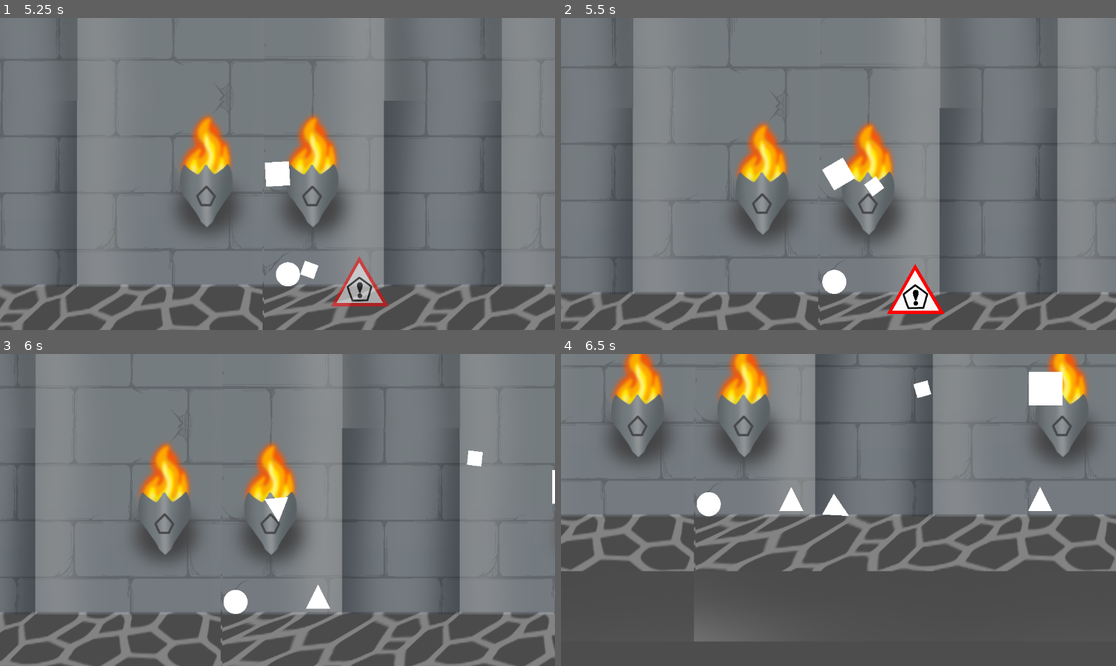
Above: before the commit, frames 1-4 (two rows, left to right).
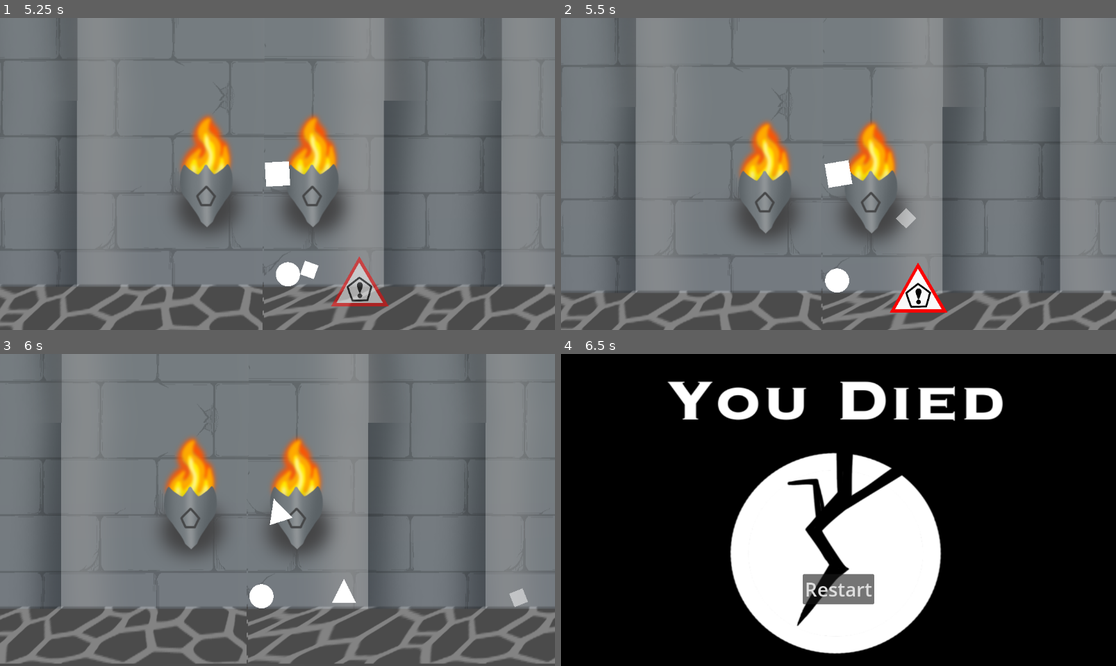
Above: after the commit, the same moments.

Repository: vmaye002-debug/shape-shifter
Game: Godot game, scene res://BossLevel.tscn
Same seed, same stepped clock (60 frames per second), same inputs: the game is played once before the commit and once after it. This scene is started directly instead of the project's main scene.
Inputs:
- Up to frame 1 (5.25 s): hold D (right) 0.53-1.28 s; hold 3 (circle) 0.53-1.28 s; hold A (left) 1.28-2.03 s; tap Space (space) at 1.35, 4.35 s; hold 1 (square) 2.03-2.78 s; hold D (right) 2.03-3.53 s; tap 2 (triangle) at 2.85 s; hold 3 (circle) 3.53-4.28 s; hold A (left) from 3.53 s (still down); hold 1 (square) from 5.03 s (still down)
- Up to frame 2 (5.5 s): keep holding A (left); keep holding 1 (square)
- Up to frame 3 (6 s): release A (left) at 5.78 s; release 1 (square) at 5.78 s; hold D (right) from 5.78 s (still down); tap 2 (triangle) at 5.85 s
- Up to frame 4 (6.5 s): keep holding D (right)

Frame 1 is identical in both runs. In frame 2, 6.2% of the frame differs, in the area x 0-100%, y 0-100%; in frame 3, 35%; in frame 4, 100%.

Commit message:
Damage and invulnerbility

Diff:
--- a/boss_pentagon.gd
+++ b/boss_pentagon.gd
@@ -12,6 +12,9 @@
 var tri_scene = preload("res://enemy_triangle.tscn")
 var sq_scene = preload("res://enemy_square.tscn")
 var circle_scene = preload("res://Circle Enemy/circle_enemy.tscn")
+
+# NEW: Track invulnerability state
+var is_invulnerable: bool = false
 
 func _ready() -> void:
 	contact_monitor = true
@@ -28,17 +31,45 @@
 
 func _on_collision(body: Node) -> void:
 	if body.is_in_group("Player"):
-		if body.global_position.y < global_position.y - 10:
-			health -= 1
-			if health <= 0:
-				queue_free()
-		return
+		# If we are currently invulnerable, ignore the hit
+		if is_invulnerable:
+			return
 
+		# REMOVED: The height check (global_position.y < global_position.y - 10)
+		# ADDED: Damage logic for any collision form
+		health -= 1
+
+		# ADDED: Fling the boss away from the player
+		var direction_away = (global_position - body.global_position).normalized()
+		# Apply a strong impulse in that direction.
+		# We add a slight upward force (-0.2 Y) to ensure it arcs through the air
+		# rather than sliding on the ground.
+		apply_impulse((direction_away + Vector2(0, -0.2)).normalized() * 1500)
+
+		if health <= 0:
+			queue_free()
+		else:
+			# ADDED: Start Invulnerability Timer
+			_start_invulnerability()
+
+		return # Stop processing the rest of the function (movement logic)
+
+	# Normal movement logic for when hitting walls/floor
 	if randf() < 0.25:
 		_roll_towards_player()
 	else:
 		var dir = Vector2(randf_range(-1, 1), -0.5).normalized()
 		apply_impulse(dir * jump_force)
+
+# NEW: Handle invulnerability cooldown and visuals
+func _start_invulnerability() -> void:
+	is_invulnerable = true
+	modulate.a = 0.5 # Visual feedback: Make boss semi-transparent
+
+	await get_tree().create_timer(1.0).timeout
+
+	modulate.a = 1.0 # Reset transparency
+	is_invulnerable = false
 
 func _roll_towards_player() -> void:
 	var player = get_tree().get_first_node_in_group("Player")
